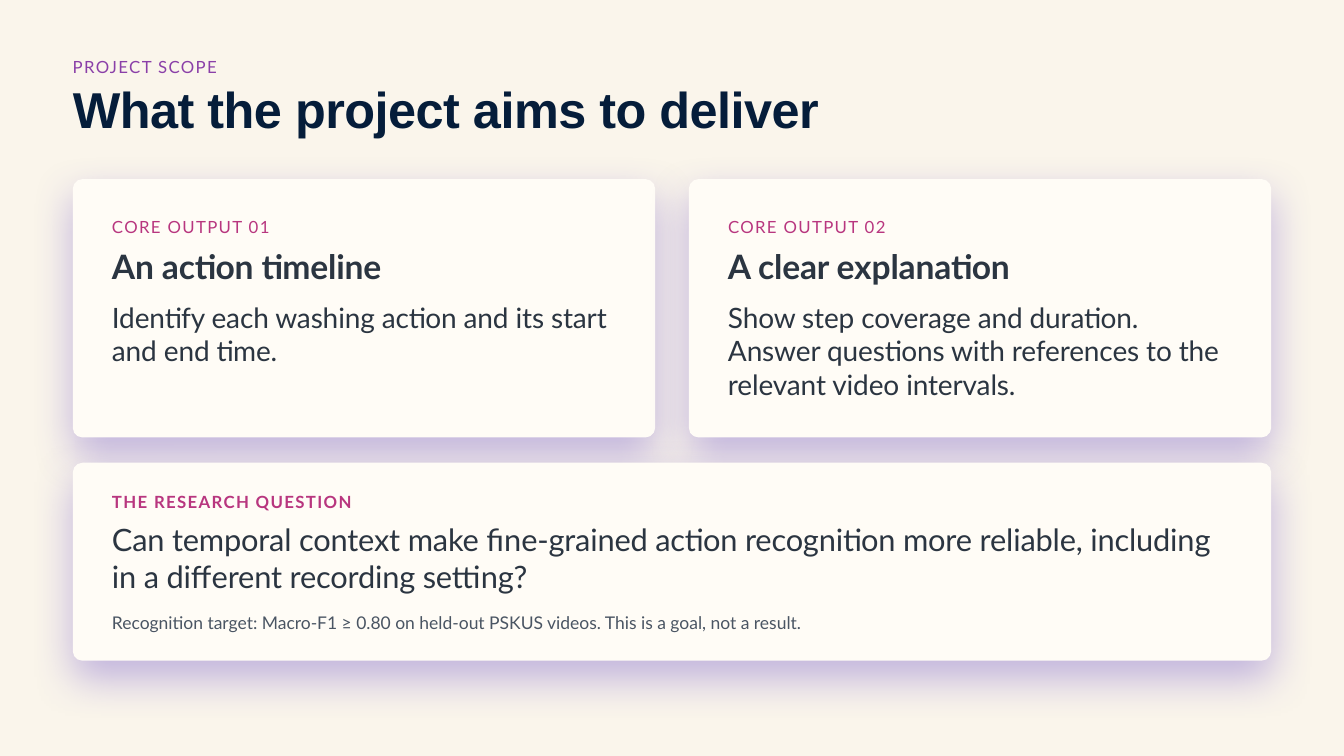
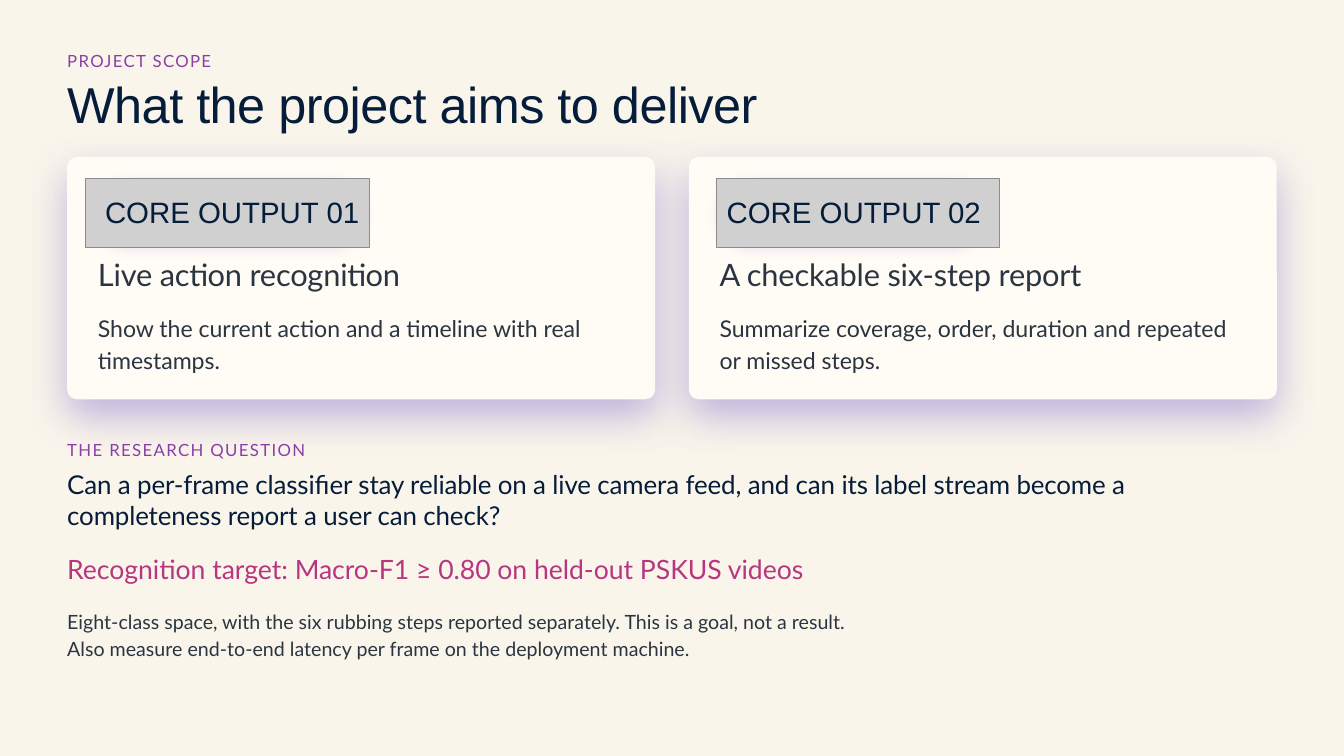
Before and after one commit to Frostash030612/handwash-who-six-step, a slide deck: slide 3 of deliverables/Video-based-Six-Step-Handwashing-Assessment.pptx. Drawn at 1344x756 pixels with LibreOffice and Linux fonts; fonts in the diff are those of the drawing; grey boxes stand for pictures; background and template pictures are left out. Boxes give left, top, right and bottom in pixels: in the first picture for what was removed or moved away, otherwise in the second. Text is boxed around its words. In the diff, an @@ line names an element or a change of style, - is before the commit and + after.

```diff
--- a/deliverables/Video-based-Six-Step-Handwashing-Assessment.pptx
+++ b/deliverables/Video-based-Six-Step-Handwashing-Assessment.pptx
@@ background picture (left out) to #FAF5EB @@
@@ rectangle removed at <box>0,0,1344,756</box> @@
@@ text "PROJECT SCOPE": place and size @@
-text "PROJECT SCOPE" at <box>73,61,217,73</box>
+text "PROJECT SCOPE" at <box>67,55,212,67</box>
@@ text "What the project aims to ..." at <box>67,86,757,133</box>: bold off @@
@@ rounded rectangle: place and size @@
-rounded rectangle at <box>73,179,655,438</box>
+rounded rectangle at <box>68,157,655,399</box>
@@ rounded rectangle at <box>68,157,655,399</box>: proportions changed @@
@@ picture added at <box>86,178,369,248</box> @@
@@ rounded rectangle at <box>689,157,1276,399</box>: proportions changed @@
@@ rounded rectangle: place and size @@
-rounded rectangle at <box>689,179,1271,438</box>
+rounded rectangle at <box>689,157,1276,399</box>
@@ picture added at <box>716,178,999,248</box> @@
@@ rounded rectangle added at <box>98,182,362,247</box>, fill #7FD6D2 @@
@@ text "CORE OUTPUT 01" at <box>105,202,360,224</box>: size 12 to 21 pt, font Lato to Arial, text colour #B8367F to #051D3A, letter spacing 1 to 0 pt; line spacing 1.04 to 0.83 @@
@@ text "CORE OUTPUT 01": place and size @@
-text "CORE OUTPUT 01" at <box>112,221,270,233</box>
+text "CORE OUTPUT 01" at <box>105,202,360,224</box>
@@ rounded rectangle added at <box>720,182,984,247</box>, fill #7FD6D2 @@
@@ text "CORE OUTPUT 02": place and size @@
-text "CORE OUTPUT 02" at <box>728,221,886,233</box>
+text "CORE OUTPUT 02" at <box>727,202,981,224</box>
@@ text "CORE OUTPUT 02" at <box>727,202,981,224</box>: size 12 to 21 pt, font Lato to Arial, text colour #B8367F to #051D3A, letter spacing 1 to 0 pt; line spacing 1.04 to 0.83 @@
@@ text at <box>98,263,401,292</box>: text changed; size 20 to 22 pt @@
-Identify each washing action and its start and end time.
+Live action recognition
@@ text removed at <box>112,254,382,280</box> @@
-An action timeline
@@ text at <box>720,263,1082,292</box>: text changed; size 24 to 22 pt; bold off @@
-A clear explanation
+A checkable six-step report
@@ text added at <box>98,320,581,373</box>, 16.5 pt, text #2B3541 @@
+Show the current action and a timeline with real timestamps.
@@ text added at <box>720,320,1227,373</box>, 16.5 pt, text #2B3541 @@
+Summarize coverage, order, duration and repeated or missed steps.
@@ text removed at <box>728,307,1219,396</box> @@
-Show step coverage and duration. Answer questions with references to the relevant video intervals.
@@ text "THE RESEARCH QUESTION": place and size @@
-text "THE RESEARCH QUESTION" at <box>112,495,352,511</box>
+text "THE RESEARCH QUESTION" at <box>67,444,305,459</box>
@@ text "THE RESEARCH QUESTION" at <box>67,444,305,459</box>: text colour #B8367F to #8A3FA8, bold off @@
@@ text added at <box>67,475,1125,530</box>, 18.5 pt, text #051D3A @@
+Can a per-frame classifier stay reliable on a live camera feed, and can its label stream become a completeness report a user can check?
@@ rounded rectangle removed at <box>73,463,1271,660</box> @@
@@ text removed at <box>112,528,1210,594</box> @@
-Can temporal context make fine-grained action recognition more reliable, including in a different recording setting?
@@ text at <box>67,559,803,584</box>: text changed; size 12.5 to 19 pt; text colour #4A5563 to #B8367F @@
-Recognition target: Macro-F1 ≥ 0.80 on held-out PSKUS videos. This is a goal, not a result.
+Recognition target: Macro-F1 ≥ 0.80 on held-out PSKUS videos
@@ text added at <box>67,614,845,660</box>, 14 pt, text #2B3541 @@
+Eight-class space, with the six rubbing steps reported separately. This is a goal, not a result.
+Also measure end-to-end latency per frame on the deployment machine.
```
Also in this commit, not shown: 2 other slides changed, 7 slides added, 7 slides removed.
